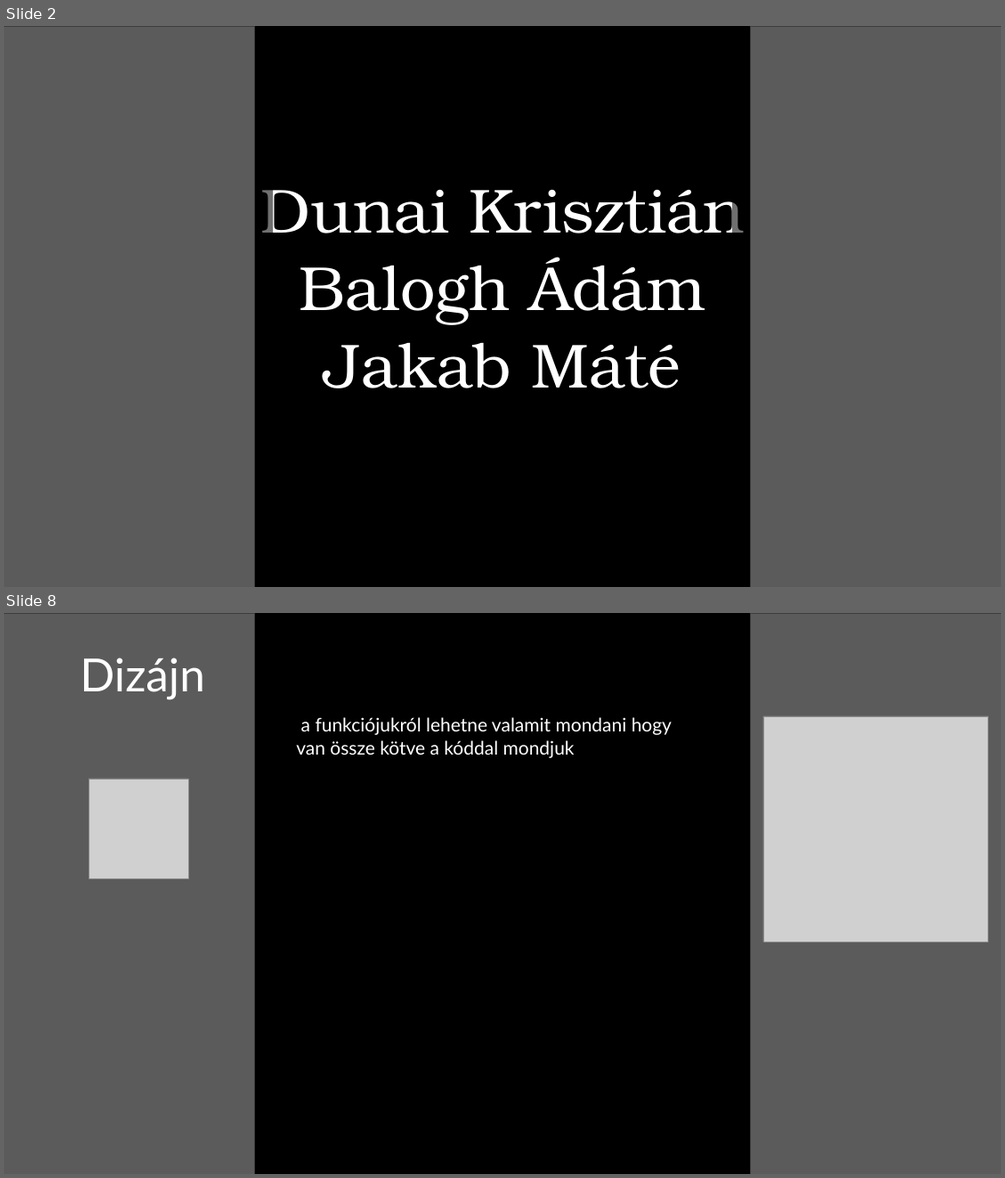
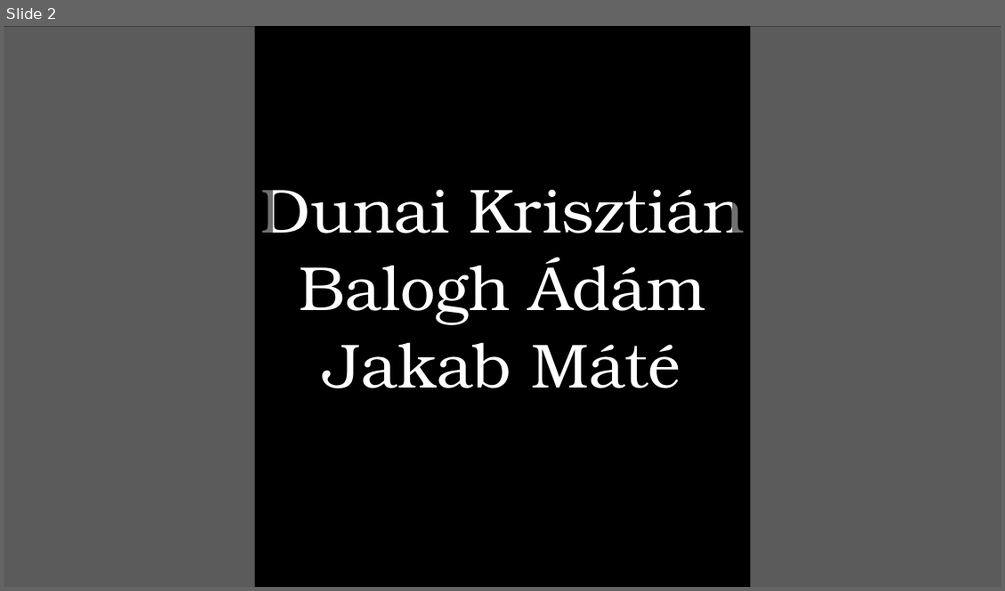
Before and after one commit to balogha2005/Tetris-projekt, a slide deck: PPT/Tetrisz ppt.pptx. Shown one above the other, each under a label of ours: slides 2 and 8 before the commit, slide 2 after it; the slides between them are not shown. The pictures are 1005x1178 and 1005x591 pixels, drawn with LibreOffice and Linux fonts; fonts in the diff are those of the drawing; grey boxes stand for pictures. Boxes give left, top, right and bottom in pixels: in the first picture for what was removed or moved away, otherwise in the second. Text is boxed around its words. In the diff, an @@ line names an element or a change of style, - is before the commit and + after.

```diff
--- a/PPT/Tetrisz ppt.pptx
+++ b/PPT/Tetrisz ppt.pptx
@@ slide 8 removed at box(4, 613, 1001, 1174), background #000000 @@
@@ picture removed at box(4, 613, 254, 1174) @@
@@ rectangle removed at box(4, 613, 273, 1174) @@
@@ rectangle removed at box(732, 613, 1001, 1174) @@
@@ picture removed at box(751, 613, 1001, 1174) @@
@@ title removed at box(80, 657, 205, 700) @@
-Dizájn
@@ text removed at box(296, 717, 672, 758) @@
-a funkciójukról lehetne valamit mondani hogy van össze kötve a kóddal mondjuk
@@ picture removed at box(763, 716, 988, 941) @@
@@ picture removed at box(89, 779, 188, 877) @@
```
Also in this commit, not shown: 2 slides changed, 7 slides added, 5 other slides removed.
